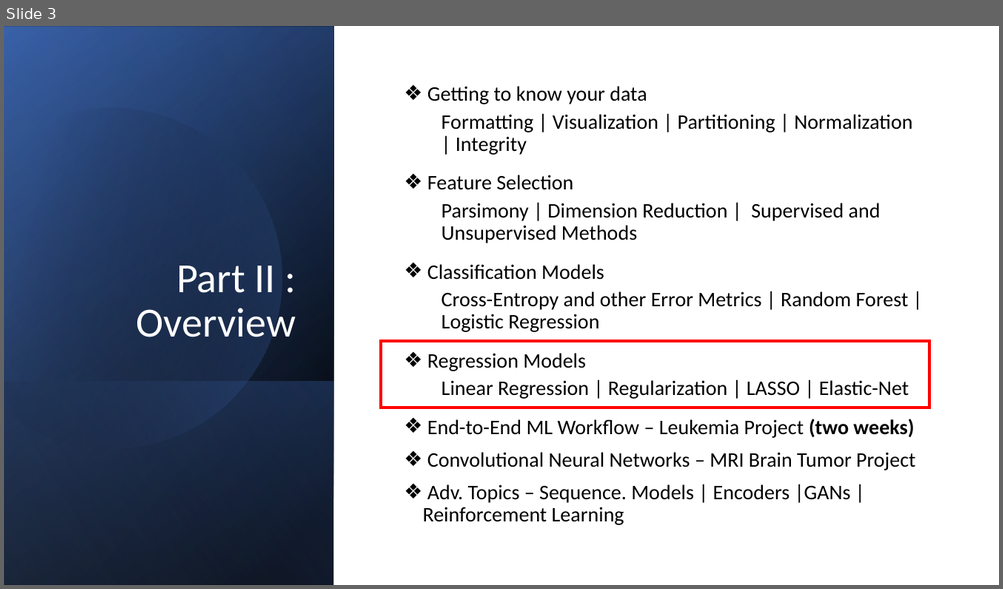
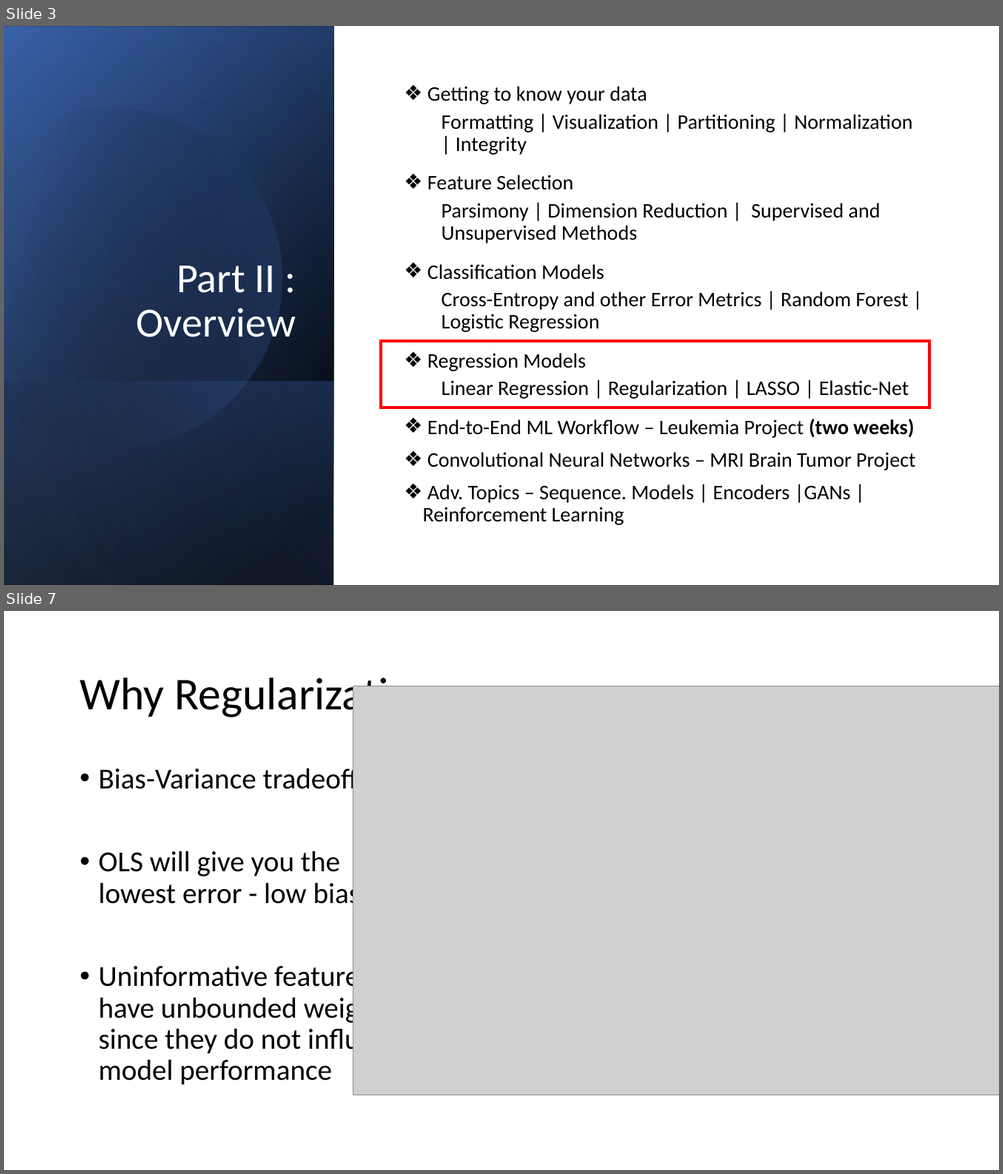
Before and after one commit to bigbioinformatics/Biomedical-ML-with-Python, a slide deck: Module_8/Module_8.pptx. Shown one above the other, each under a label of ours: slide 3 before the commit, slides 3 and 7 after it; the slides between them are not shown. The pictures are 1003x589 and 1003x1174 pixels, drawn with LibreOffice and Linux fonts; fonts in the diff are those of the drawing; grey boxes stand for pictures. Boxes give left, top, right and bottom in pixels: in the first picture for what was removed or moved away, otherwise in the second. Text is boxed around its words. In the diff, an @@ line names an element or a change of style, - is before the commit and + after.

```diff
--- a/Module_8/Module_8.pptx
+++ b/Module_8/Module_8.pptx
@@ slide 7 added at (x1=4, y1=611, x2=999, y2=1170), background #FFFFFF @@
@@ title added at (x1=79, y1=678, x2=437, y2=721), 44 pt, text #000000 @@
+Why Regularization
@@ picture added at (x1=353, y1=686, x2=999, y2=1096) @@
@@ text added at (x1=99, y1=764, x2=416, y2=1085), 28 pt, text #000000 @@
+• Bias-Variance tradeoff
+• OLS will give you the lowest error - low bias
+• Uninformative features have unbounded weights since they do not influence model performance
```
Also in this commit, not shown: 6 slides changed, 3 other slides added.
